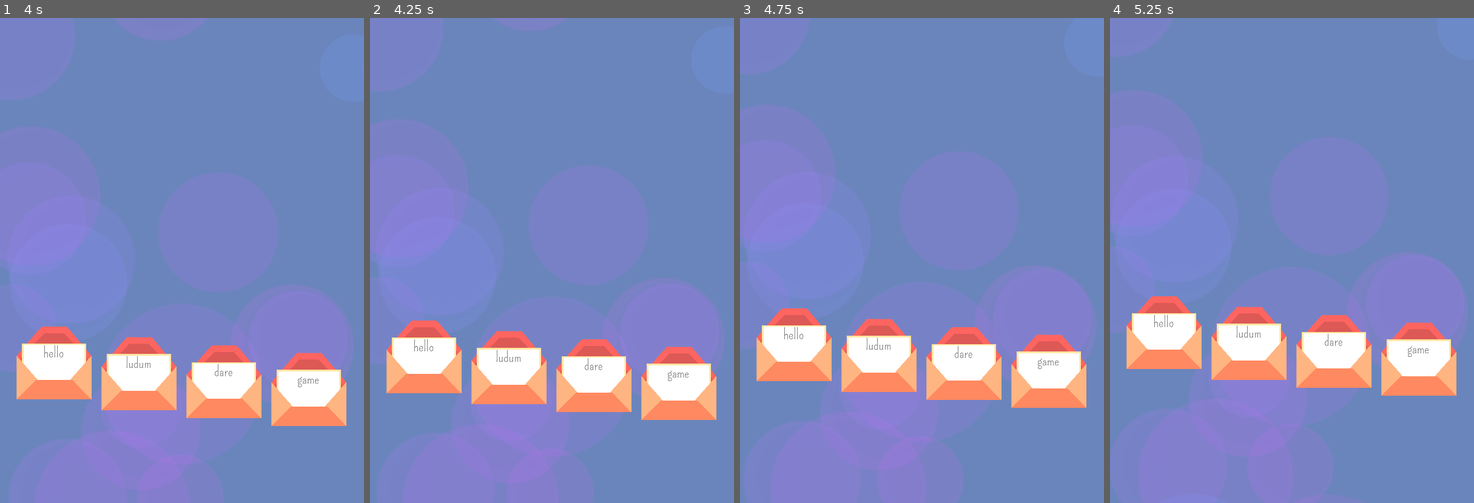
Above: before the commit, frames 1-4 (left to right).
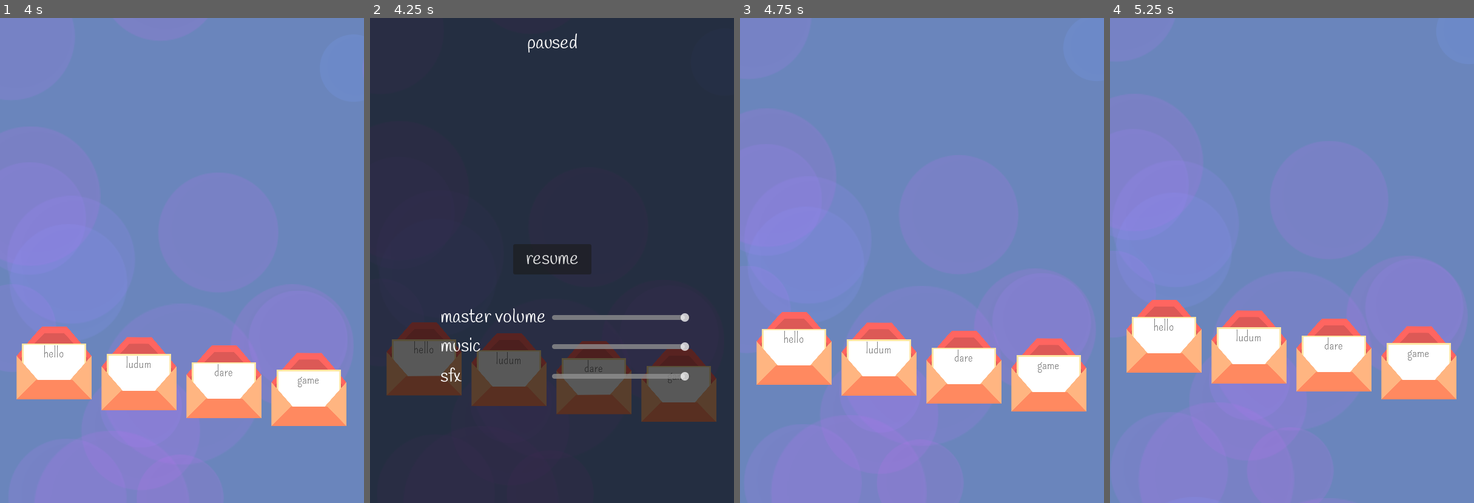
Above: after the commit, the same moments.

Repository: HoneyPony/ash-and-phoenix
Game: Godot game, scene res://game.tscn
Two runs of this game, one before a commit and one after it. Both use one fixed random seed, a clock stepped at 60 frames per second and the inputs below.
Inputs (mouse positions are in pixels of both pictures, inside the frame that each line leads up to):
- Up to frame 1 (4 s): tap Enter at 0.5 s
- Up to frame 2 (4.25 s): tap Escape (pause, bound only after the commit) at 4.15 s
- Up to frame 3 (4.75 s): click (922, 260) at 4.25 s, where only the run after the commit has a clickable "resume"
- Up to frame 4 (5.25 s): no input

Frame 1 is identical in both runs. In frame 2, 100% of the frame differs, in the area x 0-100%, y 0-100%; in frame 3, 3.3%; in frame 4, 3.3%.

Commit message:
Add pause menu

Diff:
--- /dev/null
+++ b/default_bus_layout.tres
@@ -0,0 +1,15 @@
+[gd_resource type="AudioBusLayout" format=3 uid="uid://b2cjdh8kttirh"]
+
+[resource]
+bus/1/name = &"Music"
+bus/1/solo = false
+bus/1/mute = false
+bus/1/bypass_fx = false
+bus/1/volume_db = 0.0
+bus/1/send = &"Master"
+bus/2/name = &"SFX"
+bus/2/solo = false
+bus/2/mute = false
+bus/2/bypass_fx = false
+bus/2/volume_db = 0.0
+bus/2/send = &"Master"
--- a/game.tscn
+++ b/game.tscn
@@ -1,6 +1,9 @@
-[gd_scene load_steps=5 format=3 uid="uid://x5wn1mmjwih5"]
+[gd_scene load_steps=9 format=3 uid="uid://x5wn1mmjwih5"]
 
 [ext_resource type="Texture2D" uid="uid://csu3tuw1e0jx6" path="res://bg/circle.svg" id="2_1fqt5"]
+[ext_resource type="FontFile" uid="uid://b6pr3techvh6" path="res://fonts/handlee/Handlee-Regular.ttf" id="2_dr8wu"]
+[ext_resource type="Script" path="res://pause_menu.gd" id="3_1y667"]
+[ext_resource type="Script" path="res://volume_slider.gd" id="3_t42d7"]
 
 [sub_resource type="Curve" id="Curve_sw2kn"]
 _data = [Vector2(0, 0), 0.0, 4.86316, 0, 0, Vector2(0.112554, 1), 0.0, 0.0, 0, 0, Vector2(1, 0.363636), -1.47, 0.0, 0, 0]
@@ -28,6 +31,10 @@
 hue_variation_min = -0.02
 hue_variation_max = 0.03
 
+[sub_resource type="Theme" id="Theme_l5w0c"]
+default_font = ExtResource("2_dr8wu")
+default_font_size = 30
+
 [node name="Game" type="Node2D"]
 
 [node name="Camera2D" type="Camera2D" parent="."]
@@ -61,3 +68,134 @@
 lifetime = 60.0
 preprocess = 120.0
 visibility_rect = Rect2(-100, -1000, 200, 1000)
+
+[node name="Pause" type="CanvasLayer" parent="."]
+process_mode = 3
+
+[node name="PauseMenu" type="ColorRect" parent="Pause"]
+anchors_preset = 15
+anchor_right = 1.0
+anchor_bottom = 1.0
+grow_horizontal = 2
+grow_vertical = 2
+theme = SubResource("Theme_l5w0c")
+color = Color(0, 0, 0, 0.654902)
+script = ExtResource("3_1y667")
+
+[node name="Label" type="Label" parent="Pause/PauseMenu"]
+layout_mode = 1
+anchors_preset = 5
+anchor_left = 0.5
+anchor_right = 0.5
+offset_left = -41.0
+offset_top = 21.0
+offset_right = 41.0
+offset_bottom = 66.0
+grow_horizontal = 2
+text = "paused"
+
+[node name="mvolume" type="Label" parent="Pause/PauseMenu"]
+layout_mode = 1
+anchors_preset = 8
+anchor_left = 0.5
+anchor_top = 0.5
+anchor_right = 0.5
+anchor_bottom = 0.5
+offset_left = -184.0
+offset_top = 73.0
+offset_right = -11.0
+offset_bottom = 118.0
+grow_horizontal = 2
+grow_vertical = 2
+text = "master volume"
+
+[node name="music" type="Label" parent="Pause/PauseMenu"]
+layout_mode = 1
+anchors_preset = 8
+anchor_left = 0.5
+anchor_top = 0.5
+anchor_right = 0.5
+anchor_bottom = 0.5
+offset_left = -184.0
+offset_top = 121.0
+offset_right = -11.0
+offset_bottom = 166.0
+grow_horizontal = 2
+grow_vertical = 2
+text = "music"
+
+[node name="sfx" type="Label" parent="Pause/PauseMenu"]
+layout_mode = 1
+anchors_preset = 8
+anchor_left = 0.5
+anchor_top = 0.5
+anchor_right = 0.5
+anchor_bottom = 0.5
+offset_left = -184.0
+offset_top = 171.0
+offset_right = -11.0
+offset_bottom = 216.0
+grow_horizontal = 2
+grow_vertical = 2
+text = "sfx"
+
+[node name="ResumeButton" type="Button" parent="Pause/PauseMenu"]
+layout_mode = 1
+anchors_preset = 8
+anchor_left = 0.5
+anchor_top = 0.5
+anchor_right = 0.5
+anchor_bottom = 0.5
+offset_left = -64.5
+offset_top = -27.0
+offset_right = 64.5
+offset_bottom = 23.0
+grow_horizontal = 2
+grow_vertical = 2
+text = "resume"
+
+[node name="mslider" type="HSlider" parent="Pause/PauseMenu"]
+layout_mode = 1
+anchors_preset = 8
+anchor_left = 0.5
+anchor_top = 0.5
+anchor_right = 0.5
+anchor_bottom = 0.5
+offset_top = 86.0
+offset_right = 227.0
+offset_bottom = 102.0
+grow_horizontal = 2
+grow_vertical = 2
+script = ExtResource("3_t42d7")
+
+[node name="musicslider" type="HSlider" parent="Pause/PauseMenu"]
+layout_mode = 1
+anchors_preset = 8
+anchor_left = 0.5
+anchor_top = 0.5
+anchor_right = 0.5
+anchor_bottom = 0.5
+offset_top = 134.0
+offset_right = 227.0
+offset_bottom = 150.0
+grow_horizontal = 2
+grow_vertical = 2
+script = ExtResource("3_t42d7")
+bus_name = "Music"
+
+[node name="sfxslider" type="HSlider" parent="Pause/PauseMenu"]
+layout_mode = 1
+anchors_preset = 8
+anchor_left = 0.5
+anchor_top = 0.5
+anchor_right = 0.5
+anchor_bottom = 0.5
+offset_top = 183.0
+offset_right = 227.0
+offset_bottom = 199.0
+grow_horizontal = 2
+grow_vertical = 2
+script = ExtResource("3_t42d7")
+bus_name = "SFX"
+
+[connection signal="pressed" from="Pause/PauseMenu/ResumeButton" to="Pause/PauseMenu" method="_on_resume_button_pressed"]
--- /dev/null
+++ b/pause_menu.gd
@@ -0,0 +1,12 @@
+extends ColorRect
+
+func _process(delta):
+	if Input.is_action_just_pressed("pause"):
+		get_tree().paused = not get_tree().paused
+
+	visible = get_tree().paused
+
+
+
+func _on_resume_button_pressed():
+	get_tree().paused = false
--- a/project.godot
+++ b/project.godot
@@ -30,6 +30,14 @@
 
 import/blender/enabled=false
 
+[input]
+
+pause={
+"deadzone": 0.5,
+"events": [Object(InputEventKey,"resource_local_to_scene":false,"resource_name":"","device":-1,"window_id":0,"alt_pressed":false,"shift_pressed":false,"ctrl_pressed":false,"meta_pressed":false,"pressed":false,"keycode":0,"physical_keycode":4194305,"key_label":0,"unicode":0,"echo":false,"script":null)
+]
+}
+
 [rendering]
 
 renderer/rendering_method="gl_compatibility"
--- /dev/null
+++ b/volume_slider.gd
@@ -0,0 +1,19 @@
+extends HSlider
+
+@export var bus_name = "Master"
+
+var bus_idx
+
+func _ready():
+	min_value = 0
+	max_value = 1
+	step = 0.005
+
+	bus_idx = AudioServer.get_bus_index(bus_name)
+
+	value = db_to_linear(AudioServer.get_bus_volume_db(bus_idx))
+
+	connect("value_changed", update_volume)
+
+func update_volume(val):
+	AudioServer.set_bus_volume_db(bus_idx, linear_to_db(val))
